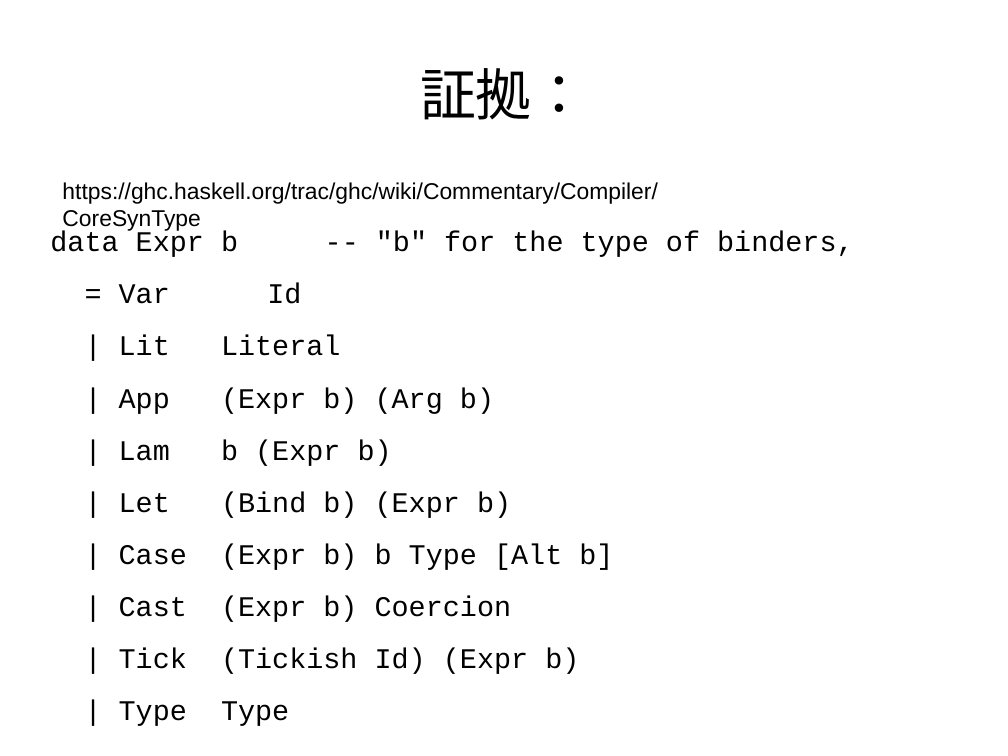
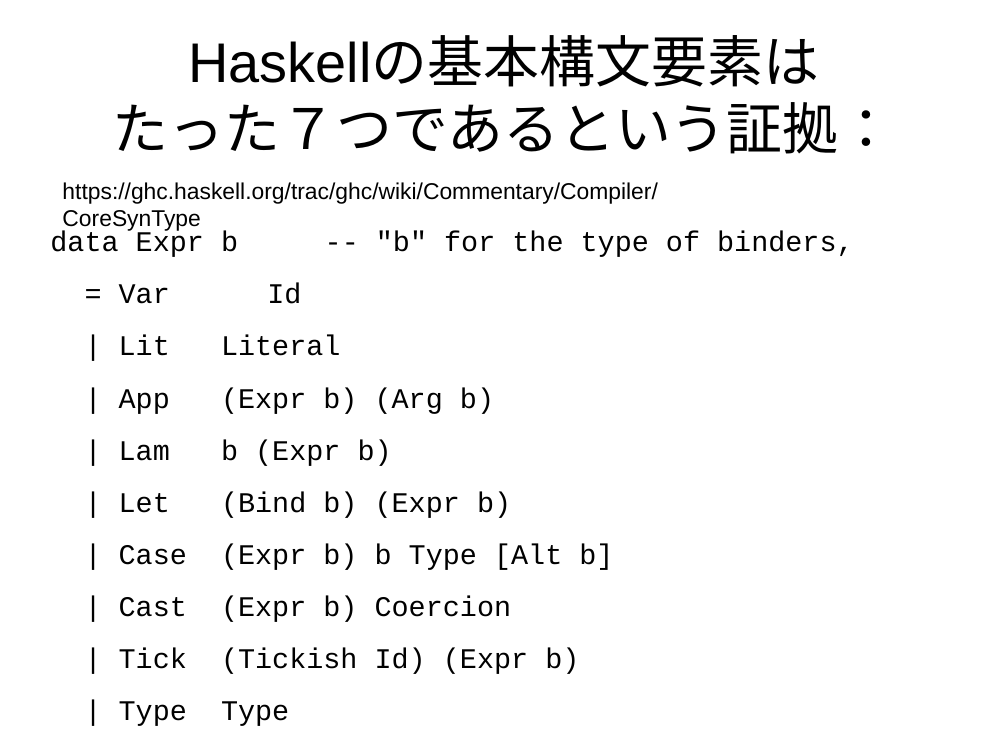
Before and after one commit to nushio3/learn-haskell, a slide deck: slide 24 of Tsukuba-2016.odp (slide 21 before the commit). Drawn at 1008x756 pixels with LibreOffice and Linux fonts; fonts in the diff are those of the drawing. Boxes give left, top, right and bottom in pixels: in the first picture for what was removed or moved away, otherwise in the second. Text is boxed around its words. In the diff, an @@ line names an element or a change of style, - is before the commit and + after.

```diff
--- a/Tsukuba-2016.odp
+++ b/Tsukuba-2016.odp
@@ title added at (113, 38, 895, 154), 44 pt, text #000000 @@
+Haskellの基本構文要素は
+たった７つであるという証拠：
@@ title removed at (420, 68, 588, 120) @@
-証拠：
```
Also in this commit, not shown: 10 other slides changed, 16 slides added, 2 slides removed.
